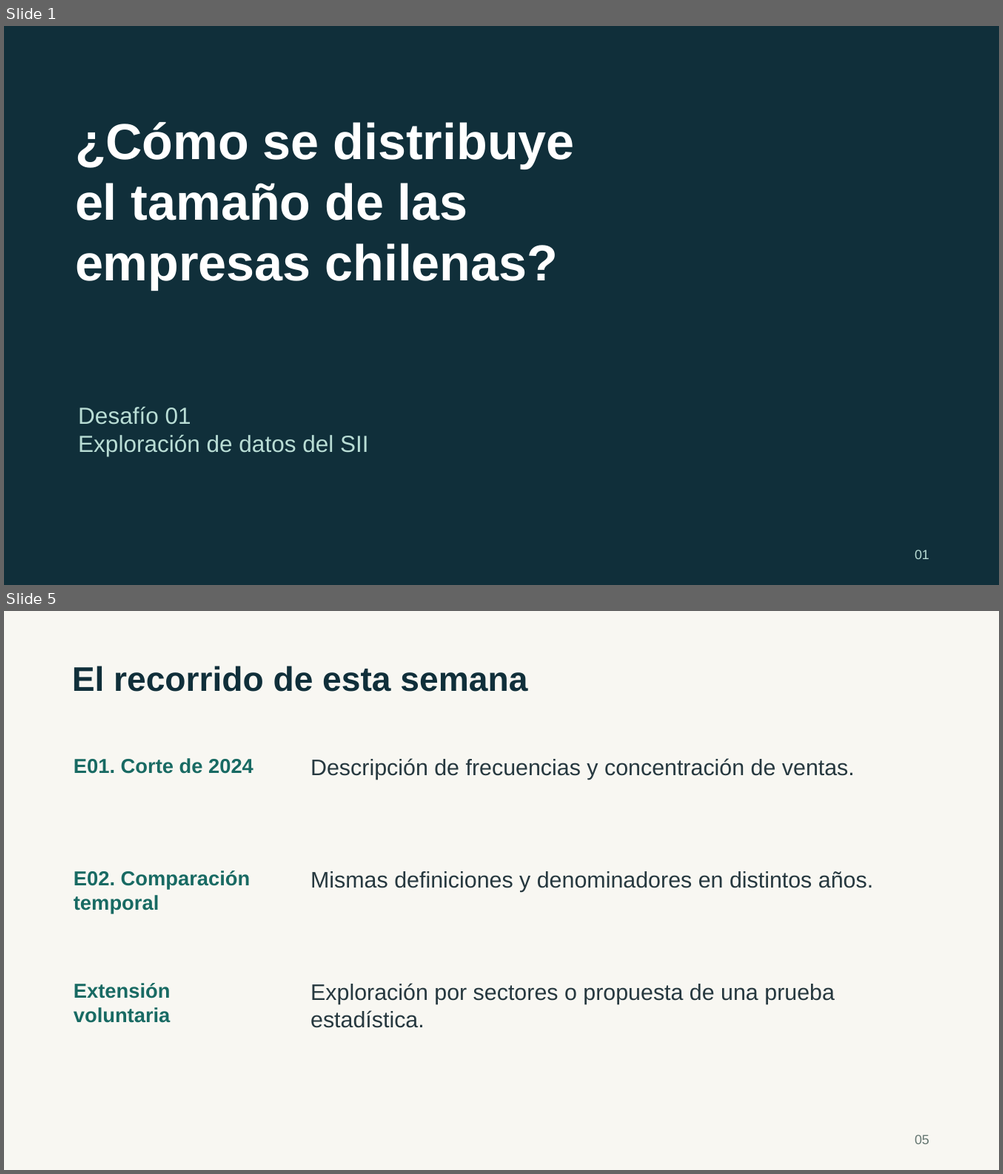
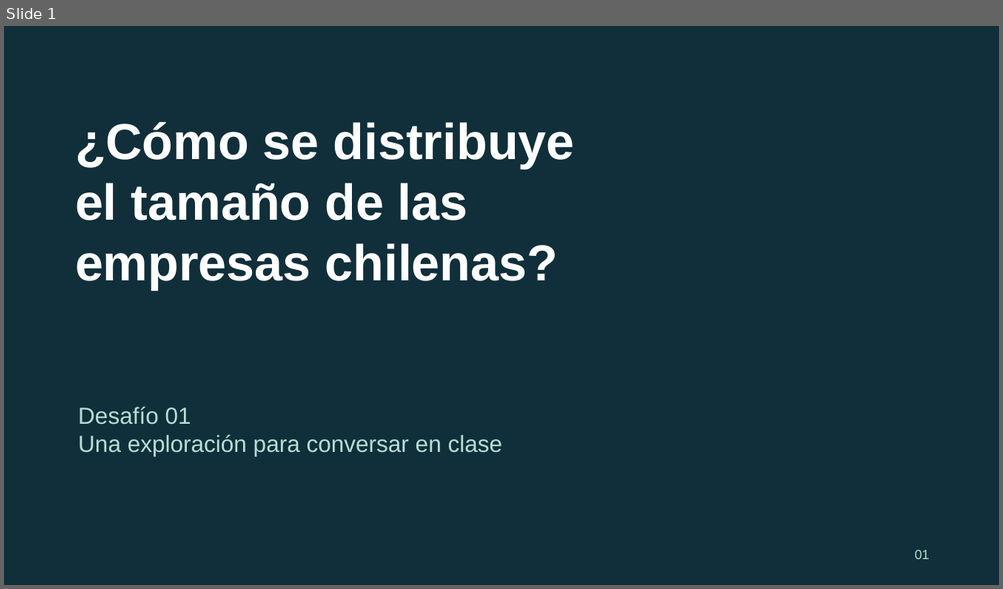
Before and after one commit to nicogarrido/complexity-economics-ai-curso, a slide deck: presentacion/Desafio_01_empresas_chilenas.pptx. Shown one above the other, each under a label of ours: slides 1 and 5 before the commit, slide 1 after it; the slides between them are not shown. The pictures are 1003x1174 and 1003x589 pixels, drawn with LibreOffice and Linux fonts; fonts in the diff are those of the drawing. Boxes give left, top, right and bottom in pixels: in the first picture for what was removed or moved away, otherwise in the second. Text is boxed around its words. In the diff, an @@ line names an element or a change of style, - is before the commit and + after.

Commit message:
Acorta la presentación y plantea una exploración sin evaluación

```diff
--- a/presentacion/Desafio_01_empresas_chilenas.pptx
+++ b/presentacion/Desafio_01_empresas_chilenas.pptx
@@ slide 5 removed at box(4, 611, 999, 1170), background #F8F7F2 @@
@@ text removed at box(72, 666, 527, 692) @@
-El recorrido de esta semana
@@ text removed at box(74, 758, 253, 774) @@
-E01. Corte de 2024
@@ text removed at box(310, 758, 854, 780) @@
-Descripción de frecuencias y concentración de ventas.
@@ text removed at box(74, 871, 250, 913) @@
-E02. Comparación temporal
@@ text removed at box(310, 871, 873, 892) @@
-Mismas definiciones y denominadores en distintos años.
@@ text removed at box(74, 983, 170, 1023) @@
-Extensión voluntaria
@@ text removed at box(310, 983, 834, 1028) @@
-Exploración por sectores o propuesta de una prueba estadística.
@@ text removed at box(914, 1135, 929, 1145) @@
-05
@@ slide 1 changed as well @@
@@ text at box(78, 435, 503, 457): text changed @@
-Exploración de datos del SII
+Una exploración para conversar en clase
```
Also in this commit, not shown: 4 other slides changed, 2 slides added, 6 other slides removed, 3 other files.
